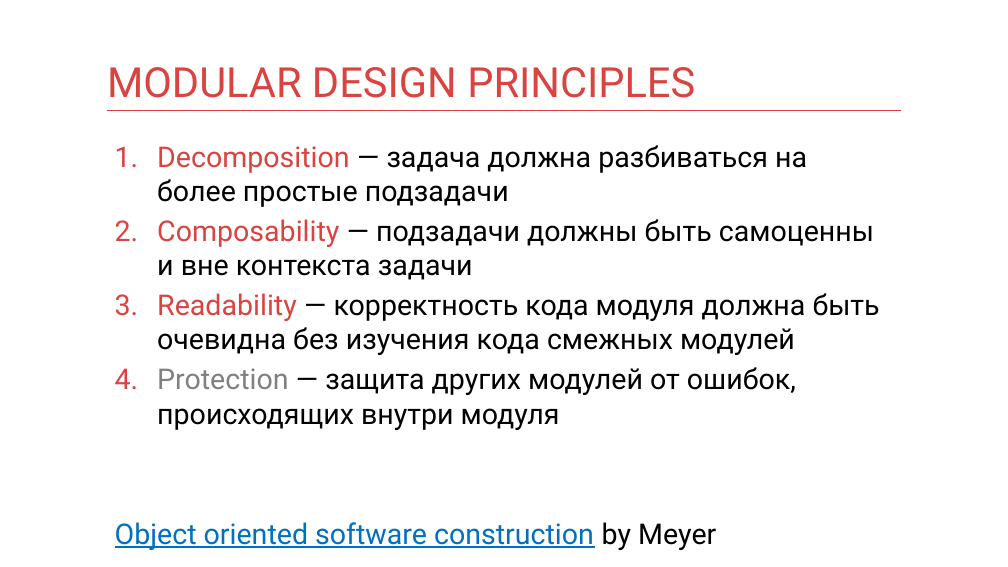
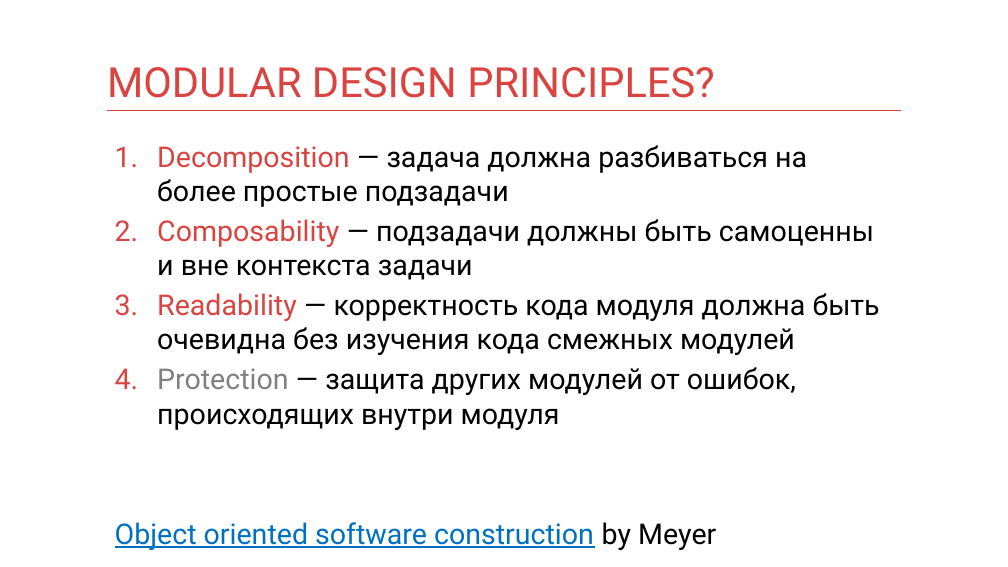
Before and after one commit to kontur-courses/clean-code, a slide deck: slide 5 of clean-code.pptx (slide 9 before the commit). Drawn at 1008x567 pixels with LibreOffice and Linux fonts; fonts in the diff are those of the drawing. Boxes give left, top, right and bottom in pixels: in the first picture for what was removed or moved away, otherwise in the second. Text is boxed around its words. In the diff, an @@ line names an element or a change of style, - is before the commit and + after.

```diff
--- a/clean-code.pptx
+++ b/clean-code.pptx
@@ title at box(107, 67, 714, 98): text changed @@
-MODULAR DESIGN PRINCIPLES
+MODULAR DESIGN PRINCIPLES?
```
Also in this commit, not shown: 4 other slides changed, 4 slides added, 1 slide removed, 1 other file.
